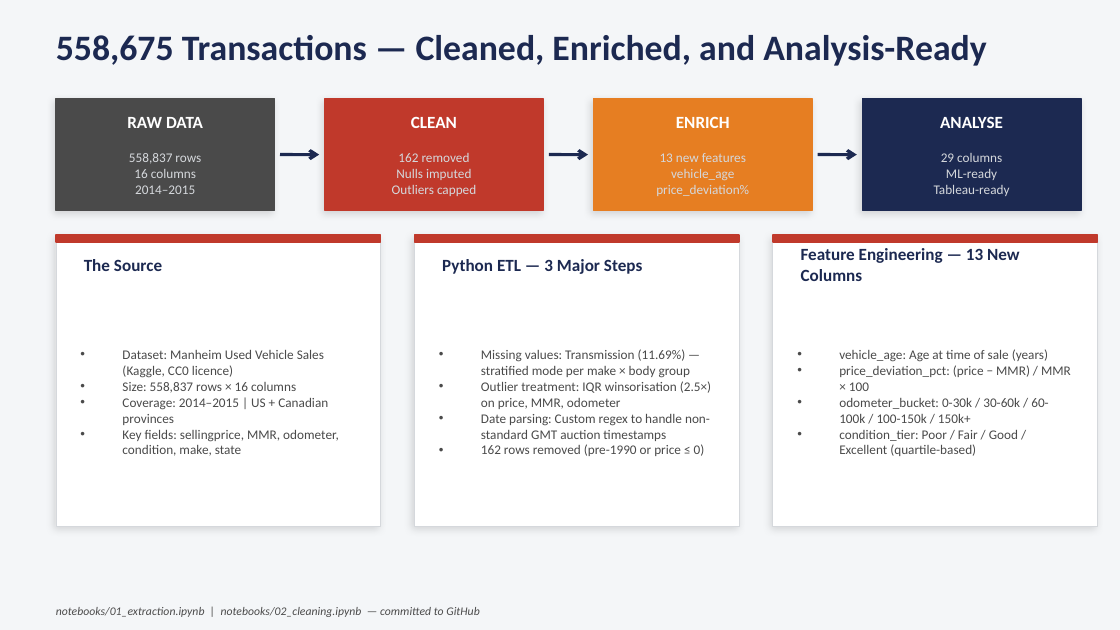
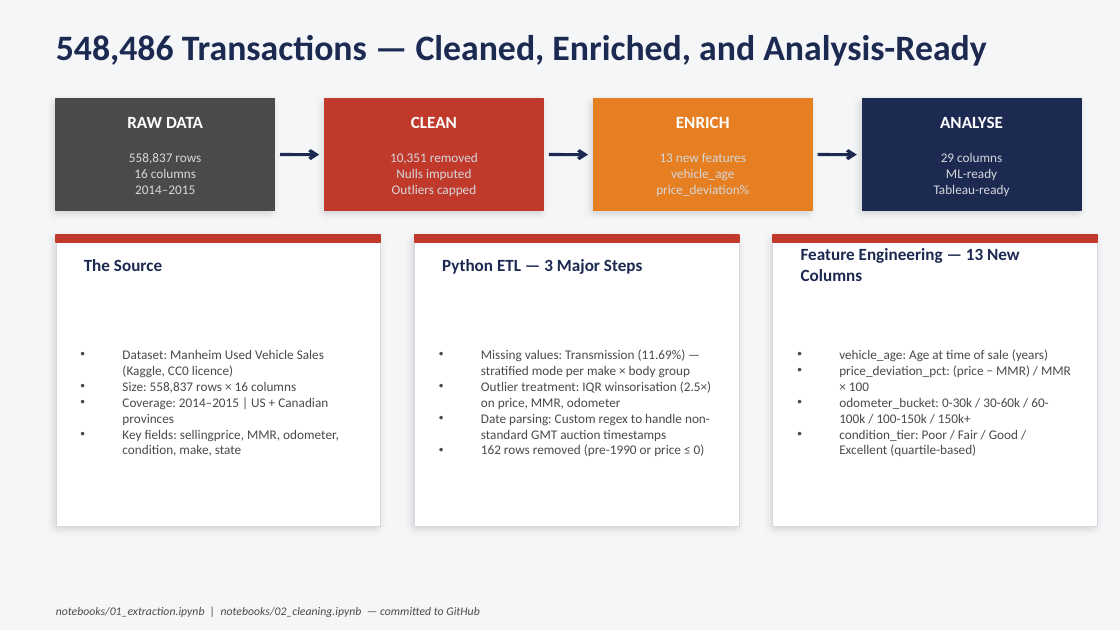
Before and after one commit to Abhinavbajpai30/SectionB_TeamG4_JudgingACarByItsCover, a slide deck: slide 3 of reports/presentation.pptx. Drawn at 1120x630 pixels with LibreOffice and Linux fonts; fonts in the diff are those of the drawing. Boxes give left, top, right and bottom in pixels: in the first picture for what was removed or moved away, otherwise in the second. Text is boxed around its words. In the diff, an @@ line names an element or a change of style, - is before the commit and + after.

```diff
--- a/reports/presentation.pptx
+++ b/reports/presentation.pptx
@@ text at <box>56,35,987,66</box>: text changed @@
-558,675 Transactions — Cleaned, Enriched, and Analysis-Ready
+548,486 Transactions — Cleaned, Enriched, and Analysis-Ready
@@ text at <box>390,153,478,164</box>: text changed @@
-162 removed
+10,351 removed
```
Also in this commit, not shown: 6 other slides changed, 3 other files.
